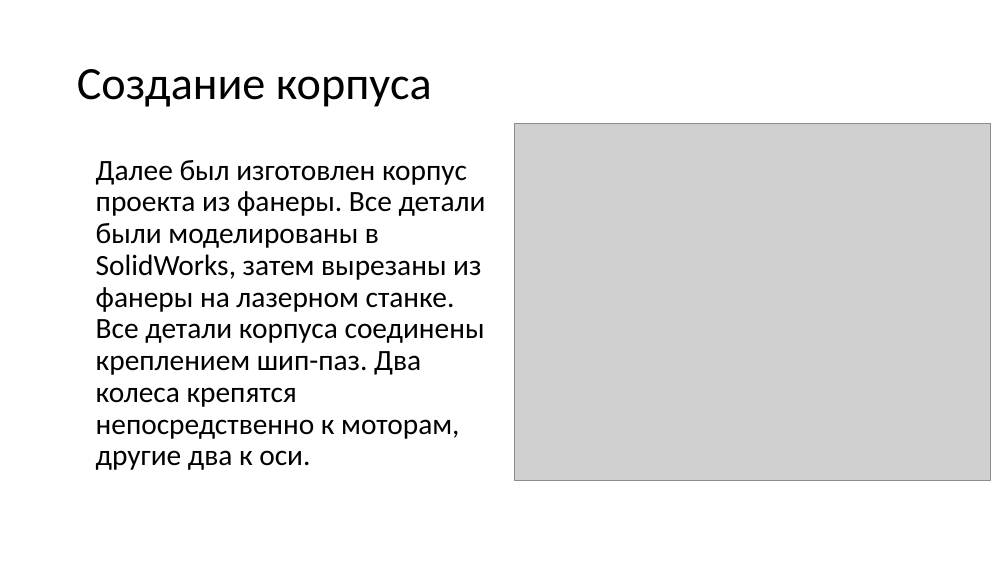
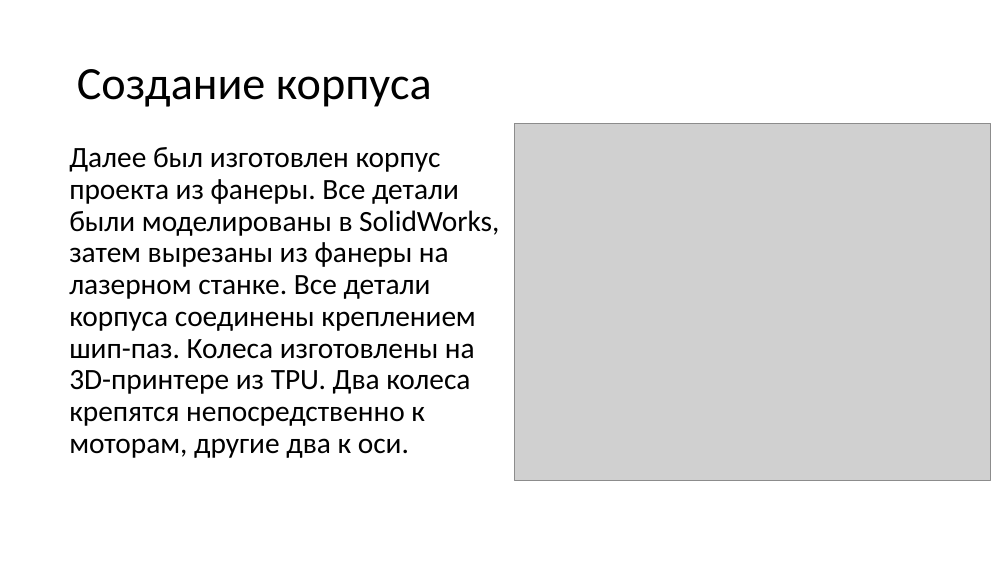
Before and after one commit to Kippill/Bluetooth_car, a slide deck: slide 5 of проект.pptx. Drawn at 1008x567 pixels with LibreOffice and Linux fonts; fonts in the diff are those of the drawing; grey boxes stand for pictures. Boxes give left, top, right and bottom in pixels: in the first picture for what was removed or moved away, otherwise in the second. Text is boxed around its words. In the diff, an @@ line names an element or a change of style, - is before the commit and + after.

```diff
--- a/проект.pptx
+++ b/проект.pptx
@@ text at (x1=69, y1=147, x2=499, y2=458): text changed @@
-Далее был изготовлен корпус проекта из фанеры. Все детали были моделированы в SolidWorks, затем вырезаны из фанеры на лазерном станке. Все детали корпуса соединены креплением шип-паз. Два колеса крепятся непосредственно к моторам, другие два к оси.
+Далее был изготовлен корпус проекта из фанеры. Все детали были моделированы в SolidWorks, затем вырезаны из фанеры на лазерном станке. Все детали корпуса соединены креплением шип-паз. Колеса изготовлены на 3D-принтере из TPU. Два колеса крепятся непосредственно к моторам, другие два к оси.
```
Also in this commit, not shown: 5 other slides changed, 9 other files.
